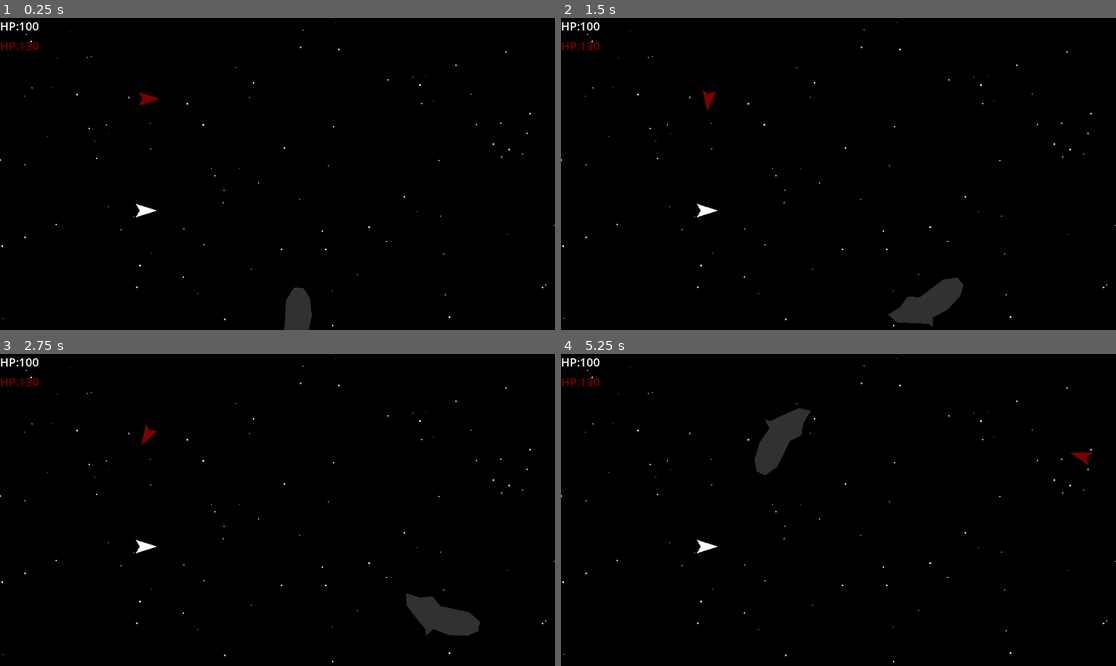
Above: before the commit, frames 1-4 (two rows, left to right).
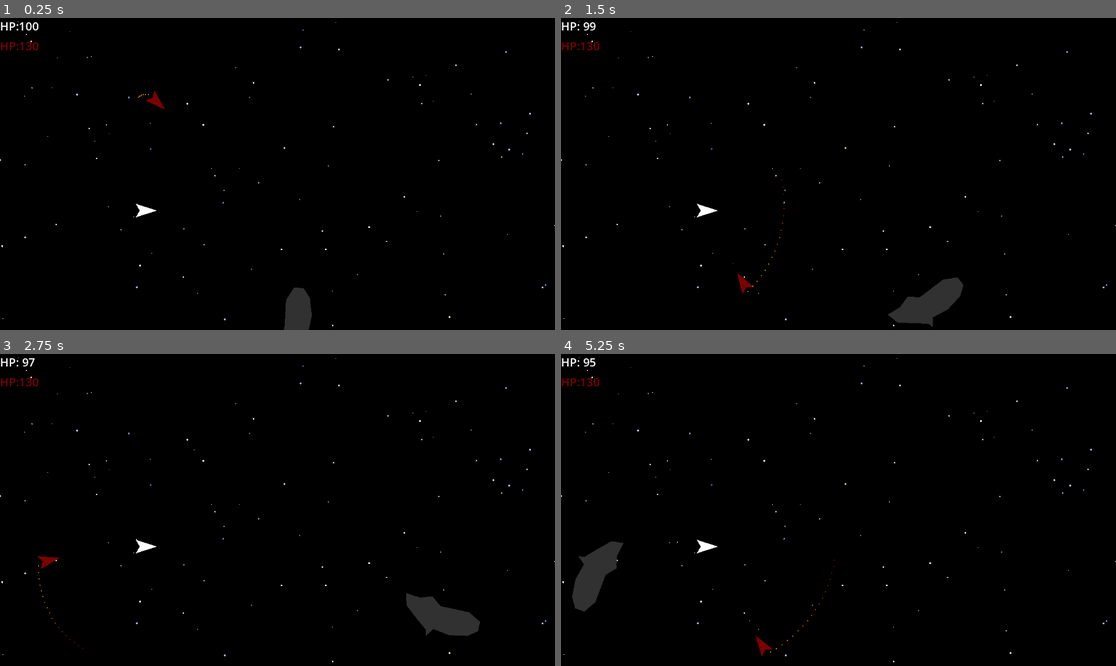
Above: after the commit, the same moments.

Repository: rybond/SpaceCombatPrototype
Game: Godot game, scene res://scenes/arena.tscn
Two runs of this game, one before a commit and one after it. Both use one fixed random seed, a clock stepped at 60 frames per second and the inputs below. Sound files missing from this copy of the repository are replaced by a short silence.
Inputs:
- Up to frame 1 (0.25 s): no input
- Up to frame 2 (1.5 s): hold Right (ui_right) 0.53-1.28 s; hold Left (ui_left) from 1.28 s (still down)
- Up to frame 3 (2.75 s): release Left (ui_left) at 2.03 s; hold Right (ui_right) from 2.03 s (still down)
- Up to frame 4 (5.25 s): release Right (ui_right) at 2.78 s; hold Up (ui_up) 2.78-3.53 s; hold Left (ui_left) from 3.53 s (still down)

The runs differ from the first frame. In frame 1, 0.1% of the frame differs, in the area x 24-30%, y 23-30%; in frame 2, 0.2%; in frame 3, 0.2%; in frame 4, 2.3%, in the area x 2-96%, y 1-97%.

Commit message:
dumbed down cyborg, fixed thrust trail

Diff:
--- a/scenes/arena.tscn
+++ b/scenes/arena.tscn
@@ -22,7 +22,8 @@
 [node name="Player1Ship" parent="." instance=ExtResource("1_1ars5")]
 position = Vector2(300, 400)
 
-[node name="PlayerController" parent="Player1Ship" index="3"]
+[node name="PlayerController" parent="Player1Ship" index="3" node_paths=PackedStringArray("target_ship")]
+target_ship = NodePath("../../Player2Ship")
 thrust_action = "p1_thrust"
 rotate_left_action = "p1_left"
 rotate_right_action = "p1_right"
@@ -50,7 +51,9 @@
 [node name="ShipShape" parent="Player2Ship" index="1"]
 color = Color(0.486275, 0, 0, 1)
 
-[node name="PlayerController" parent="Player2Ship" index="3"]
+[node name="PlayerController" parent="Player2Ship" index="3" node_paths=PackedStringArray("target_ship")]
+control_type = 1
+target_ship = NodePath("../../Player1Ship")
 thrust_action = "p2_thrust"
 rotate_left_action = "p2_left"
 rotate_right_action = "p2_right"
--- a/scenes/ships/PlayerController.gd
+++ b/scenes/ships/PlayerController.gd
@@ -1,4 +1,12 @@
 extends Node
+
+enum ControlType {
+	HUMAN,
+	CYBORG
+}
+
+@export var control_type: ControlType = ControlType.HUMAN
+@export var target_ship: CharacterBody2D
 
 @export var thrust_action: String = "ui_up"
 @export var rotate_left_action: String = "ui_left"
@@ -6,6 +14,7 @@
 @export var fire_action: String = "fire"
 
 var ship: CharacterBody2D = null
+var ai_fire_cooldown := 0.0   # NEW: stops robot spam
 
 func _ready():
 	ship = get_parent()
@@ -13,11 +22,32 @@
 func _physics_process(delta):
 	if ship == null:
 		return
-	if Input.is_action_pressed(rotate_left_action):
-		ship.apply_rotation(-1.0, delta)
-	if Input.is_action_pressed(rotate_right_action):
-		ship.apply_rotation(1.0, delta)
-	if Input.is_action_pressed(thrust_action):
-		ship.apply_thrust(delta)
-	if Input.is_action_pressed(fire_action):
-		ship.try_fire()
+
+	if control_type == ControlType.HUMAN:
+		if Input.is_action_pressed(rotate_left_action):
+			ship.apply_rotation(-1.0, delta)
+		if Input.is_action_pressed(rotate_right_action):
+			ship.apply_rotation(1.0, delta)
+		if Input.is_action_pressed(thrust_action):
+			ship.apply_thrust(delta)
+		if Input.is_action_pressed(fire_action):
+			ship.try_fire()
+
+	elif control_type == ControlType.CYBORG and target_ship != null:
+		var to_target = target_ship.global_position - ship.global_position
+		var angle_to = ship.transform.x.angle_to(to_target)
+
+		# Turn toward target (a bit slower)
+		if angle_to > 0.12:
+			ship.apply_rotation(1.0, delta)
+		elif angle_to < -0.12:
+			ship.apply_rotation(-1.0, delta)
+
+		# Gentle thrust
+		ship.apply_thrust(delta * 0.65)
+
+		# Shoot MUCH less often (fair rate)
+		ai_fire_cooldown -= delta
+		if ai_fire_cooldown <= 0 and abs(angle_to) < 0.22:
+			ship.try_fire()
+			ai_fire_cooldown = 0.25   # ~4 shots per second max
--- a/scenes/ships/ship.gd
+++ b/scenes/ships/ship.gd
@@ -22,13 +22,14 @@
 	limit_speed()
 	move_and_slide()
 	handle_screen_wrap()
-	$Thruster.emitting = Input.is_action_pressed("ui_up")
+	$Thruster.emitting = false   # default off every frame
 
 
 
 func apply_thrust(delta):
 	var forward = Vector2.RIGHT.rotated(rotation)
 	velocity += forward * thrust_force * delta
+	$Thruster.emitting = true
 
 func apply_rotation(direction: float, delta: float):
 	rotation += direction * rotation_speed * delta
Not shown: 1 places in scenes/ships/ship.tscn that only renumber resources
